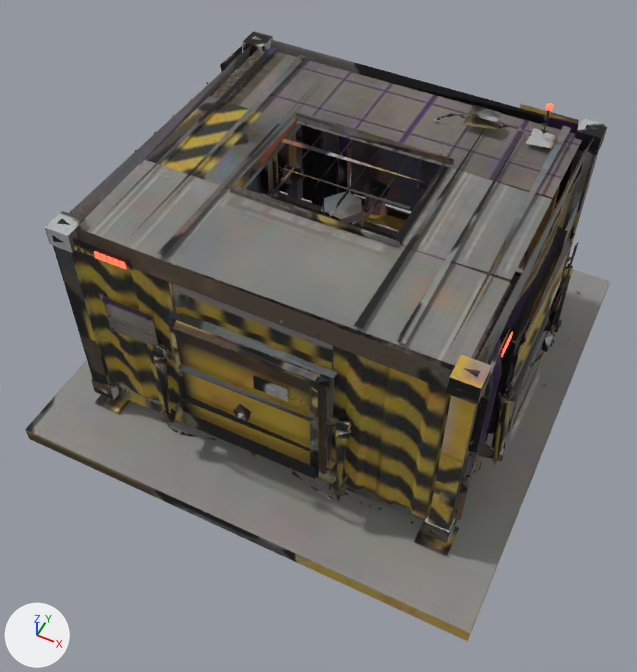
An edit to the glTF model arte/modelos/logistica/armazenagem/bau/bau.glb, drawn before and after from the same camera.
Before and after are seen from a 50 mm lens placed at (0.552, -1.21, 1.569), pointed at (0.008, -0.122, 0.209). The axes (+X, +Y, +Z) are drawn at lower left. The lights are the same throughout. The picture after the commit comes second. Where no turn or scale is listed for an object, it has been applied to the vertices. Vertices at exactly the same position are counted once.

Names of what the first picture shows: 'bau_corpo', 'bau_m0', 'bau_m5' and 8 more.
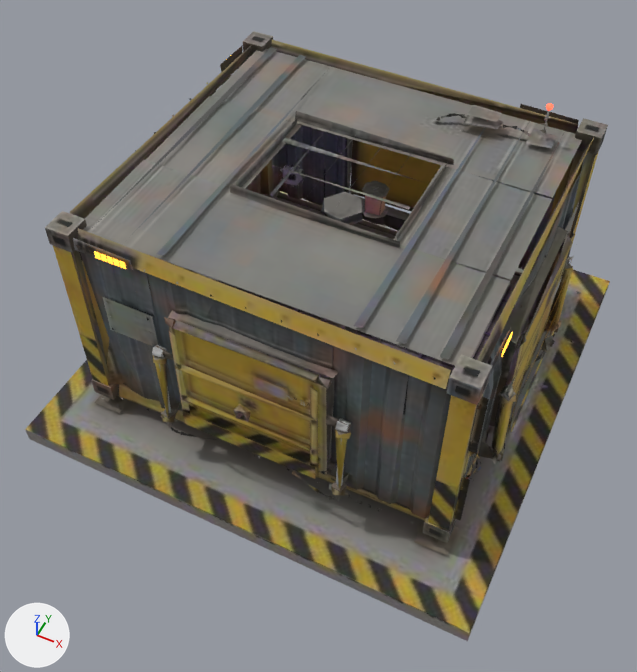
Where the change shows, as pixel boxes [x1, y1, x2, y2] in the pictures (637 x 672 px; the box of a moved part takes in the faces that stretch with it):
part 1 of me_bau_tampa_002, rebuilt
    before: [473, 284, 512, 359]
    after: [473, 304, 501, 359]
part 2 of me_bau_tampa_002, rebuilt
    before: [550, 242, 579, 334]
    after: [550, 251, 575, 335]
part 3 of me_bau_tampa_002, rebuilt
    before: [329, 146, 382, 217]
    after: [333, 142, 385, 211]
part 4 of me_bau_tampa_002, rebuilt
    before: [360, 157, 409, 227]
    after: [367, 153, 412, 216]
part 5 of me_bau_tampa_002, rebuilt (8% wider)
    before: [52, 235, 63, 242]
    after: [53, 238, 65, 245]
part 6 of me_bau_tampa_002, rebuilt
    before: [57, 219, 70, 225]
    after: [60, 221, 72, 227]
part 7 of me_bau_tampa_002, deleted
    before: [115, 124, 603, 499]
part 8 of me_bau_tampa_002, moved or reshaped
    both: [98, 80, 335, 440]
part 9 of me_bau_tampa_002, built on
    before: [357, 123, 583, 508]
    after: [333, 123, 604, 508]
part 10 of me_bau_tampa_002, surface changed
    both: [25, 31, 610, 641]
part 11 of me_bau_tampa, moved or reshaped
    both: [235, 413, 245, 420]
part 12 of me_bau_tampa, surface changed
    both: [156, 320, 351, 479]
part 13 of me_bau_tampa_001, surface changed
    both: [350, 140, 470, 211]

The change, as a diff of the scene's bpy script:
```diff
--- a/arte/modelos/logistica/armazenagem/bau/bau.glb.py
+++ b/arte/modelos/logistica/armazenagem/bau/bau.glb.py
@@ me_bau_tampa_002 @@
-me_bau_tampa_002.from_pydata(...)  # 2497 vertices, 1856 faces; spans x -0.917..0.083, y -0.5..0.5, z -0.431..0.177
+me_bau_tampa_002.from_pydata(...)  # 2496 vertices, 1855 faces; spans x -0.917..0.083, y -0.5..0.5, z -0.431..0.177
+# me_bau_tampa_002 part 1: the loose piece of 3 vertices spanning x -0.12..-0.114, y -0.29..0.29, z -0.308 is rebuilt with 3 vertices and now spans x -0.12..-0.114, y -0.29..0.29, z -0.308
+# me_bau_tampa_002 part 2: the loose piece of 3 vertices spanning x 0.012..0.015, y 0.131..0.147, z -0.274..-0.008 is rebuilt with 3 vertices and now spans x 0.012..0.015, y 0.131..0.147, z -0.274..-0.008
+# me_bau_tampa_002 part 3: the loose piece of 3 vertices spanning x -0.388..-0.386, y -0.12..0.12, z 0.105..0.113 is rebuilt with 3 vertices and now spans x -0.388..-0.386, y -0.12..0.12, z 0.105..0.113
+# me_bau_tampa_002 part 4: the loose piece of 3 vertices spanning x -0.328..-0.326, y -0.12..0.12, z 0.105..0.113 is rebuilt with 3 vertices and now spans x -0.328..-0.326, y -0.12..0.12, z 0.105..0.113
+# me_bau_tampa_002 part 5: the loose piece of 3 vertices spanning x -0.808..-0.782, y -0.374..-0.373, z 0.081..0.096 is rebuilt with 3 vertices and now spans x -0.808..-0.782, y -0.374..-0.373, z 0.081..0.096
+# me_bau_tampa_002 part 6: the loose piece of 3 vertices spanning x -0.808..-0.782, y -0.355..-0.34, z 0.109..0.11 is rebuilt with 3 vertices and now spans x -0.808..-0.782, y -0.355..-0.34, z 0.109..0.11
+# me_bau_tampa_002 part 7: 22 loose pieces with 66 vertices, spanning x -0.83..0.016, y -0.405..0.373, z -0.357..0.11, are deleted
+# me_bau_tampa_002 part 8: 25 vertices moved from x -0.817..-0.266, y -0.366..0.375, z -0.356..0.074 to x -0.856..-0.306, y -0.366..0.375, z -0.356..0.074; 46 vertices removed from x -0.856..-0.256, y -0.405..0.375, z -0.356..0.074; 69 vertices added at x -0.856..-0.256, y -0.402..0.375, z -0.347..0.095
+# me_bau_tampa_002 part 9: 7 vertices moved from x -0.283..-0.107, y -0.375..0.359, z -0.345..0.074 to x -0.281..-0.108, y -0.375..0.364, z -0.344..0.074; 22 vertices removed from x -0.247..0.01, y -0.375..0.364, z -0.34..0.142; 64 vertices added at x -0.42..0.02, y -0.408..0.373, z -0.357..0.142
+# me_bau_tampa_002 part 10: 1613 kept faces spanning x -0.917..0.083, y -0.5..0.5, z -0.431..0.177 get new texture (UV) coordinates
+# other edits to the shape of me_bau_tampa_002 do not show in these pictures
 me_bau_tampa_002.materials.append(mat_bau_tex)
@@ me_bau_tampa @@
 me_bau_tampa.from_pydata(...)  # 118 vertices, 124 faces; spans x -0.201..0.201, y -0.039..0.009, z -0.274..0.008
-me_bau_tampa.vertices[96].co = (0.004, -0.039, -0.14)  # pixel (240, 418)
-me_bau_tampa.vertices[97].co = (-0.007, -0.038, -0.147)  # pixel (235, 417)
-me_bau_tampa.vertices[98].co = (0.0, -0.022, -0.143)
-me_bau_tampa.vertices[99].co = (-0.002, -0.027, -0.155)
-me_bau_tampa.vertices[100].co = (0.006, -0.03, -0.138)  # pixel (244, 414)
+# me_bau_tampa part 11
+me_bau_tampa.vertices[96].co = (-0.007, -0.038, -0.147)  # pixel (235, 417)
+me_bau_tampa.vertices[97].co = (0.0, -0.022, -0.143)
+me_bau_tampa.vertices[98].co = (-0.002, -0.027, -0.155)
+me_bau_tampa.vertices[99].co = (0.006, -0.03, -0.138)  # pixel (244, 414)
+me_bau_tampa.vertices[100].co = (0.004, -0.039, -0.14)  # pixel (240, 418)
+# me_bau_tampa part 12: 118 kept faces spanning x -0.201..0.201, y -0.039..0.009, z -0.274..0.008 get new texture (UV) coordinates
 me_bau_tampa.materials.append(mat_bau_tex)
@@ me_bau_tampa_001 @@
 me_bau_tampa_001.from_pydata(...)  # 115 vertices, 116 faces; spans x -0.201..0.201, y -0.009..0.039, z -0.274..0.008
+# me_bau_tampa_001 part 13: 108 kept faces spanning x -0.201..0.201, y -0.009..0.039, z -0.274..0.008 get new texture (UV) coordinates
 me_bau_tampa_001.materials.append(mat_bau_tex)
```
